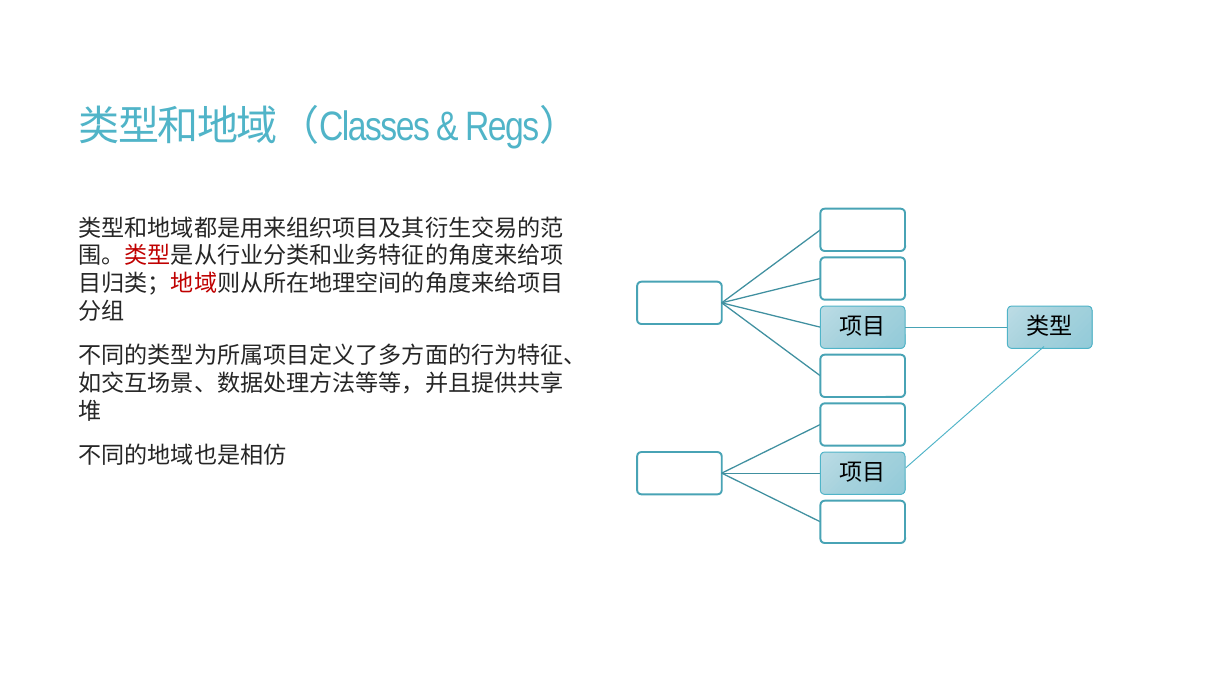
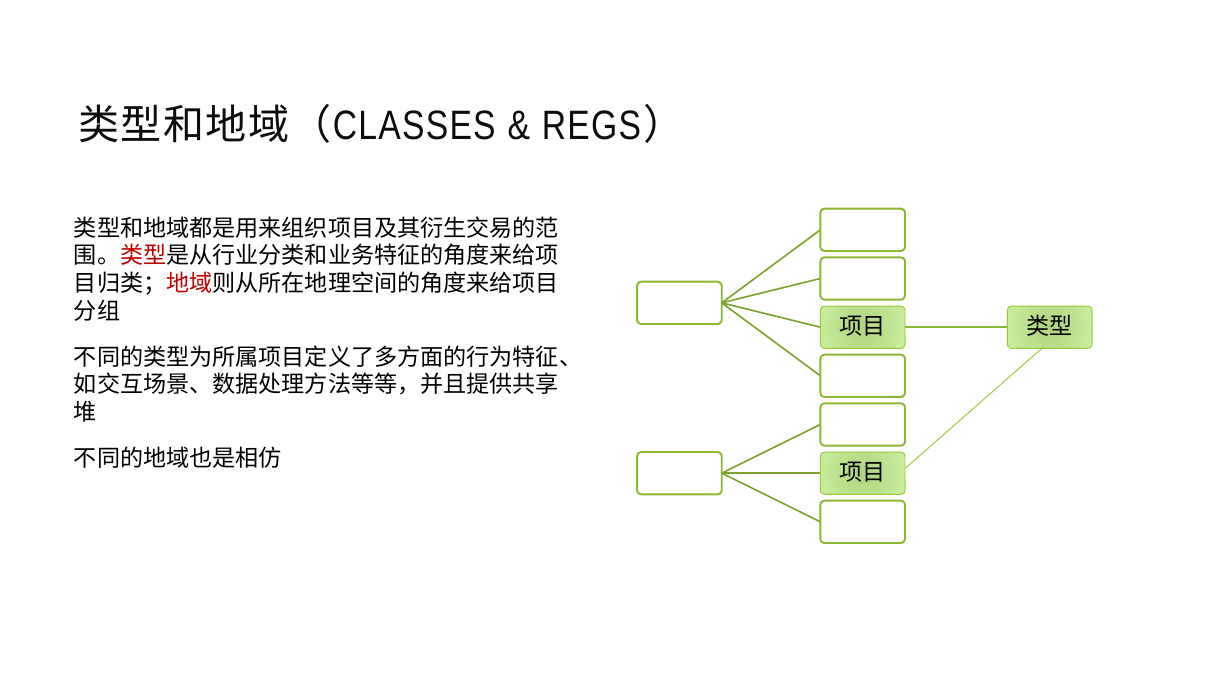
Before and after one commit to jzgi/chainfx, a slide deck: slide 11 of Docs/品链框架.pptx (slide 9 before the commit). Drawn at 1232x693 pixels with LibreOffice and Linux fonts; fonts in the diff are those of the drawing. Boxes give left, top, right and bottom in pixels: in the first picture for what was removed or moved away, otherwise in the second. Text is boxed around its words. In the diff, an @@ line names an element or a change of style, - is before the commit and + after.

```diff
--- a/Docs/品链框架.pptx
+++ b/Docs/品链框架.pptx
@@ title at (x1=79, y1=104, x2=684, y2=143): text changed; text colour #50B4C8 to #0D0D0D @@
-类型和地域（Classes & Regs）
+类型和地域（CLASSES & REGS）
@@ text "类型和地域都是用来组织项目及其衍生交易的范围。类型是从行业分类和业务特征的角度来给项目归类；地域则从所在地理空间的角度来 ..." at (x1=74, y1=216, x2=582, y2=468): text colour #262626 to #000000; more space between paragraphs @@
@@ freeform shape at (x1=905, y1=326, x2=1007, y2=328): outline #49A3B6 1 pt to #8BB833 1.25 pt @@
@@ line (1044, 347) - (906, 468): stroke #50B4C8 0.75 pt to #99CB38 0.75 pt @@
@@ outline #4090A0 1 pt to #7BA32D 1.25 pt in 7 elements at (x1=721, y1=229, x2=821, y2=303), (x1=722, y1=277, x2=821, y2=303), (x1=722, y1=302, x2=821, y2=328), (x1=721, y1=302, x2=821, y2=376), (x1=722, y1=424, x2=821, y2=474), (x1=722, y1=472, x2=821, y2=474), (x1=722, y1=472, x2=821, y2=522) @@
@@ fill gradient #BDDCE5 to #A5D1DD to #94CBD9 to gradient #B0D57D to #CAEEA0; outline #50B4C8 0.75 pt to #99CB38 0.75 pt in 3 elements at (x1=821, y1=306, x2=906, y2=348), (x1=1007, y1=306, x2=1092, y2=348), (x1=821, y1=452, x2=906, y2=494) @@
@@ outline #49A3B6 1.5 pt to #8BB833 1.5 pt in 7 elements at (x1=638, y1=282, x2=723, y2=324), (x1=821, y1=209, x2=906, y2=251), (x1=821, y1=258, x2=906, y2=300), (x1=821, y1=355, x2=906, y2=397), (x1=638, y1=452, x2=723, y2=494), (x1=821, y1=404, x2=906, y2=446), (x1=821, y1=501, x2=906, y2=543) @@
```
Also in this commit, not shown: 15 other slides changed, 2 slides added, 20 slides removed, 17 other files.
